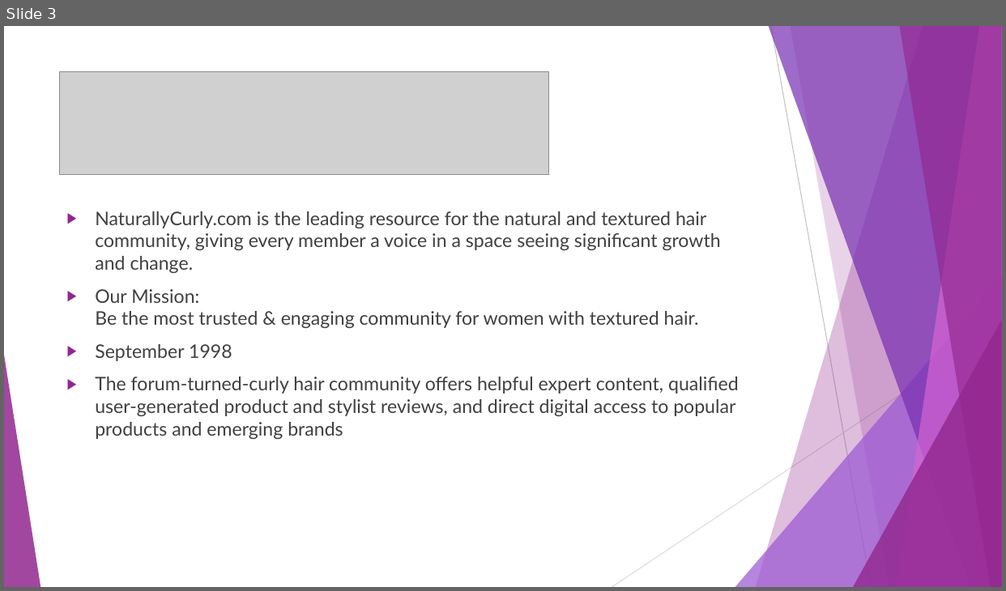
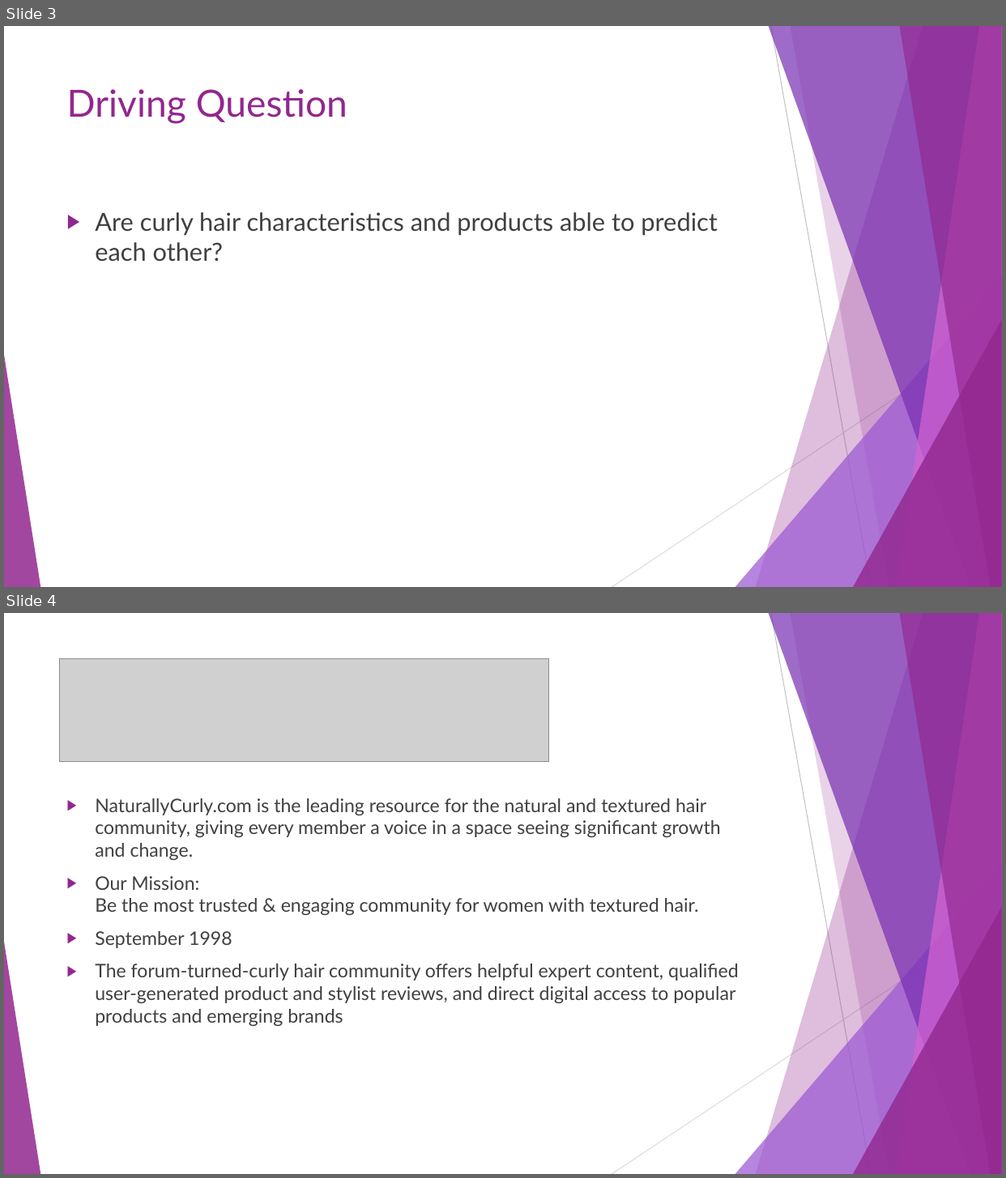
Before and after one commit to 99KHayes/products-for-curlies, a slide deck: results/Naturally_Curly.pptx. Shown one above the other, each under a label of ours: slide 3 before the commit, slides 3 and 4 after it. The pictures are 1006x591 and 1006x1178 pixels, drawn with LibreOffice and Linux fonts; fonts in the diff are those of the drawing; grey boxes stand for pictures. Boxes give left, top, right and bottom in pixels: in the first picture for what was removed or moved away, otherwise in the second. Text is boxed around its words. In the diff, an @@ line names an element or a change of style, - is before the commit and + after.

```diff
--- a/results/Naturally_Curly.pptx
+++ b/results/Naturally_Curly.pptx
@@ slide 3 added at (x1=4, y1=26, x2=1002, y2=587), background #FFFFFF; not listed: 10 template elements that a slide beside it also shows @@
@@ title added at (x1=67, y1=89, x2=347, y2=124), 36 pt, text #92278F @@
+Driving Question
@@ text added at (x1=95, y1=212, x2=717, y2=262), 24 pt, text #404040 @@
+▶ Are curly hair characteristics and products able to predict each other?
@@ what was slide 3 is now slide 4 @@
```
Also in this commit, not shown: 2 slides changed, 1 other slide added, 1 slide removed, 1 other file.
